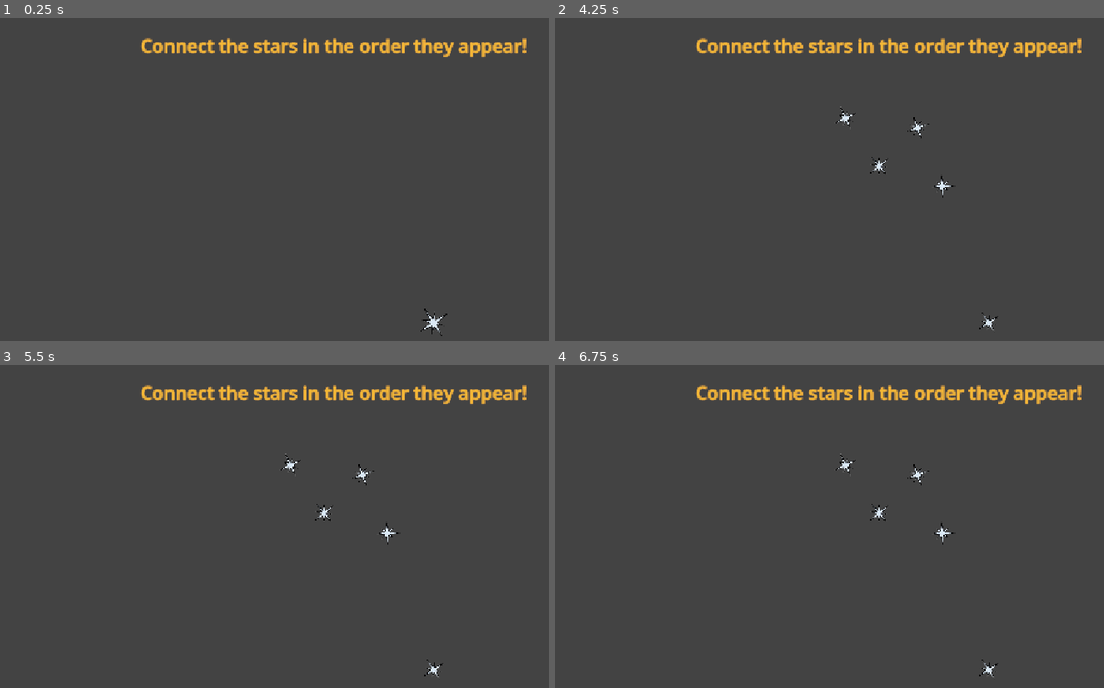
Above: before the commit, frames 1-4 (two rows, left to right).
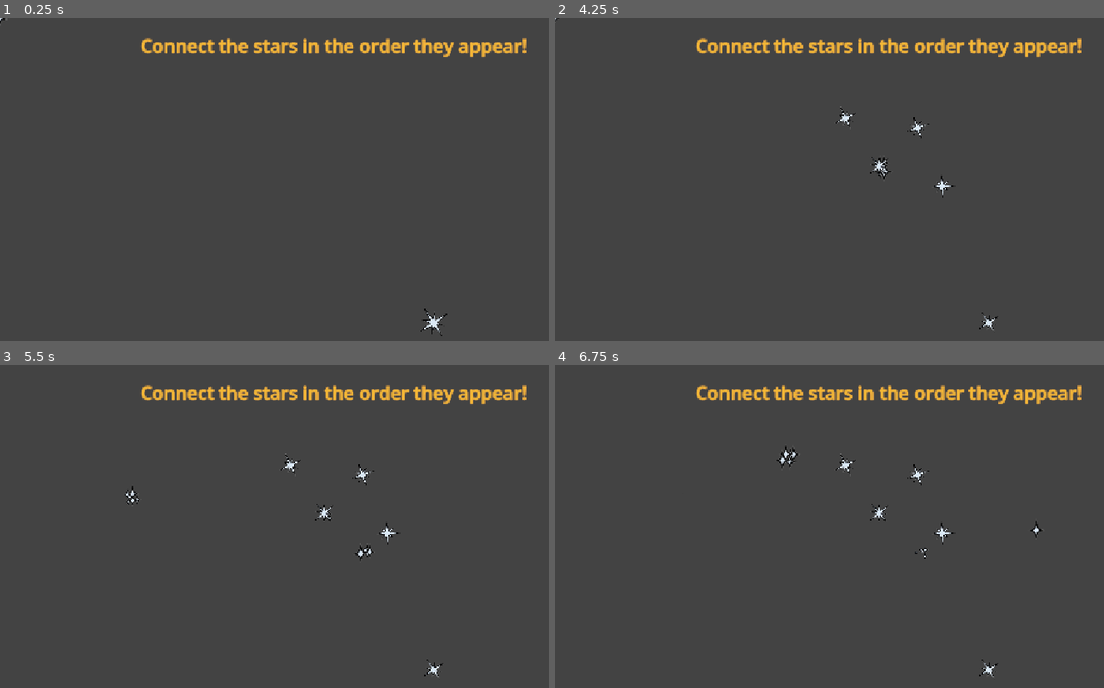
Above: after the commit, the same moments.

Repository: Logabe/fiiiiih
Game: Godot game, scene res://constellation/constellation.tscn
The game is run twice, just before and just after one commit, with the same random seed, the same clock (stepped at 60 frames per second) and the same inputs. This scene is started directly instead of the project's main scene.
Inputs (mouse positions are in pixels of both pictures, inside the frame that each line leads up to):
- Up to frame 1 (0.25 s): no input
- Up to frame 2 (4.25 s): move the mouse to (988, 321) at 0.52 s; press the mouse at (988, 321) at 0.53 s; move the mouse to (944, 185) at 1.27 s; release the mouse at (944, 185) at 1.28 s; click (944, 185) at 1.35 s; tap Enter at 2 s; move the mouse to (917, 127) at 2.02 s; press the mouse at (917, 127) at 2.03 s; move the mouse to (845, 118) at 2.77 s; release the mouse at (845, 118) at 2.78 s; click (845, 118) at 2.85 s; tap Space at 3.5 s; move the mouse to (878, 166) at 3.52 s; press the mouse at (878, 166) at 3.53 s
- Up to frame 3 (5.5 s): move the mouse to (131, 497) at 4.27 s; release the mouse at (131, 497) at 4.28 s; click (131, 497) at 4.35 s; move the mouse to (367, 552) at 5.02 s; press the mouse at (367, 552) at 5.03 s
- Up to frame 4 (6.75 s): move the mouse to (785, 458) at 5.77 s; release the mouse at (785, 458) at 5.78 s; click (785, 458) at 5.85 s; move the mouse to (1032, 532) at 6.52 s; press the mouse at (1032, 532) at 6.53 s

The runs differ from the first frame. In frame 1, less than 0.1% of the frame differs, in the area x 0-2%, y 0-2%; in frame 2, less than 0.1%; in frame 3, 0.1%; in frame 4, 0.2%, in the area x 40-89%, y 25-61%.

Commit message:
Add sparkly trail

Diff:
--- a/constellation/constellation.gd
+++ b/constellation/constellation.gd
@@ -36,6 +36,7 @@
 
 func _process(delta: float) -> void:
 	if can_draw:
+		$GPUParticles2D.position = get_global_mouse_position() + Vector2(randf_range(-10, 10), randf_range(-10, 10))
 		_set_end_pos(get_global_mouse_position())
 
 func add_point():
@@ -76,7 +77,7 @@
 
 		_set_end_pos(node.position)
 		var tween = create_tween()
-		tween.tween_interval(0.5)
+		tween.tween_interval(1)
 		tween.tween_callback(lost.emit)
 		tween.tween_callback(queue_free)
 
--- a/constellation/constellation.tscn
+++ b/constellation/constellation.tscn
@@ -3,12 +3,27 @@
 [ext_resource type="Script" uid="uid://bh4ywp3rtoent" path="res://constellation/constellation.gd" id="1_4v48o"]
 [ext_resource type="Script" uid="uid://dgxd1fbsca2l5" path="res://constellation/pattern.gd" id="2_kksla"]
 [ext_resource type="Resource" uid="uid://bq304slphbfv0" path="res://constellation/patterns/delphinus.tres" id="3_7v1li"]
+[ext_resource type="Texture2D" uid="uid://d2k3yhchd02dd" path="res://constellation/star_3.png" id="4_mf4yv"]
 
 [sub_resource type="LabelSettings" id="LabelSettings_4v48o"]
 font_size = 32
 font_color = Color(0.9607843, 0.7254902, 0.20784314, 1)
 outline_size = 3
 outline_color = Color(0.9607843, 0.6627451, 0.2784314, 1)
+
+[sub_resource type="Curve" id="Curve_mf4yv"]
+_data = [Vector2(0, 1), 0.0, 0.0, 0, 0, Vector2(1, 0), -2.1702678, 0.0, 0, 0]
+point_count = 2
+
+[sub_resource type="CurveTexture" id="CurveTexture_5rmyi"]
+curve = SubResource("Curve_mf4yv")
+
+[sub_resource type="ParticleProcessMaterial" id="ParticleProcessMaterial_mf4yv"]
+particle_flag_disable_z = true
+gravity = Vector3(0, 0, 0)
+scale_min = 0.5
+scale_max = 1.1
+scale_curve = SubResource("CurveTexture_5rmyi")
 
 [node name="Constellation" type="Control" unique_id=1474401824]
 layout_mode = 3
@@ -54,3 +69,11 @@
 grow_horizontal = 2
 text = "Connect the stars in the order they appear!"
 label_settings = SubResource("LabelSettings_4v48o")
+
+[node name="GPUParticles2D" type="GPUParticles2D" parent="." unique_id=1834918810]
+z_index = -1
+amount = 16
+texture = ExtResource("4_mf4yv")
+lifetime = 2.0
+randomness = 0.33
+process_material = SubResource("ParticleProcessMaterial_mf4yv")
